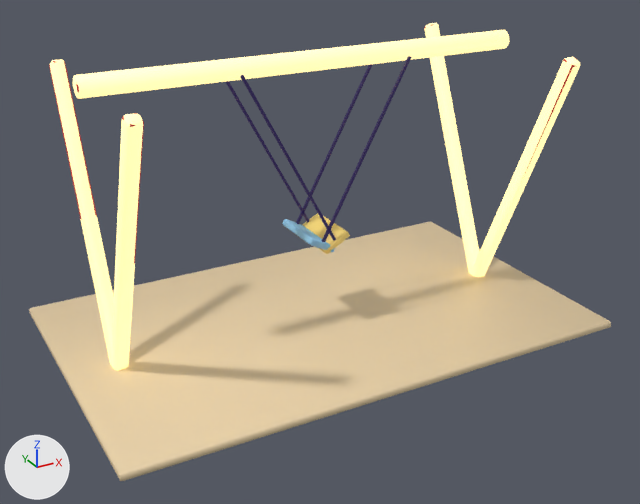
The glTF model public/models/lod/swing.glb as it was, and as the next commit left it.
The view is the same before and after, from a camera (50 mm lens) standing at (-3.18, -5.85, 3.55) and looking at (-0.06, -0.18, 0.72). Arrows for +X, +Y and +Z are at lower left; the lights stay in place. The older version comes first. Where no turn or scale is listed for an object, it has been applied to the vertices. Vertices at exactly the same position are counted once.

In view in the first picture: 'seat0.007', 'seat1.011', 'swing.002'.
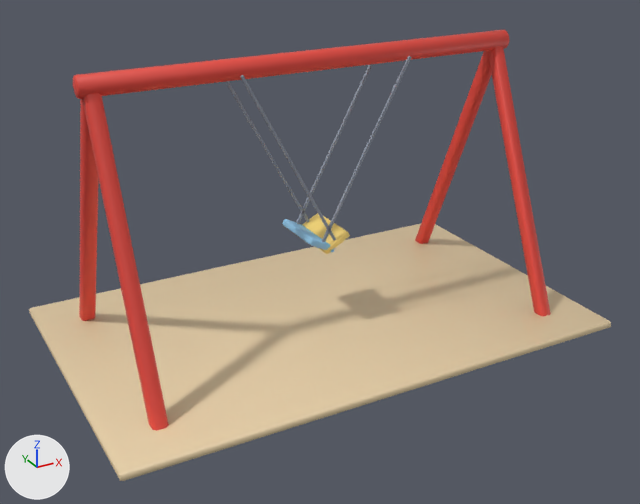
Location of each change, (x1, y1, x2, y2) in pixels of the pictures (640 x 504 px):
'swing.002', reshaped, moved
    before: (29, 23, 611, 481)
    after: (29, 30, 611, 481)
part 1 of me_swing_002, rebuilt (39% wider, 22% shorter)
    before: (424, 23, 479, 273)
    after: (415, 50, 492, 244)
part 2 of me_swing_002, rebuilt (42% narrower, 23% taller)
    before: (470, 57, 580, 277)
    after: (488, 46, 551, 316)
part 3 of me_swing_002, rebuilt (159% wider, 31% taller)
    before: (111, 113, 144, 370)
    after: (82, 93, 169, 431)
part 4 of me_swing_002, rebuilt
    before: (49, 59, 114, 365)
    after: (79, 98, 99, 321)
part 5 of me_swing_002, surface changed (beige to red)
    both: (73, 30, 509, 99)

What the commit changed:
me_swing_002 has 246 vertices, 468 faces and spans x -2.1..2.1, y -1.3..1.3, z -1.15..1.15.
me_swing_002 is used by ob_swing_002; location (0.001, -0.001, 1.133).
me_swing_002 part 1: the loose piece of 43 vertices spanning x 1.64..1.76, y -0.06..0.96, z -1.15..1.08 is rebuilt with 42 vertices and now spans x 1.64..1.76, y -0.06..0.96, z -1.15..1.08.
me_swing_002 part 2: the loose piece of 41 vertices spanning x 1.64..1.76, y -0.96..0.06, z -1.15..1.08 is rebuilt with 40 vertices and now spans x 1.64..1.76, y -0.96..0.06, z -1.15..1.08.
me_swing_002 part 3: the loose piece of 40 vertices spanning x -1.76..-1.64, y -0.96..0.06, z -1.15..1.08 is rebuilt with 43 vertices and now spans x -1.76..-1.64, y -0.96..0.06, z -1.15..1.08.
me_swing_002 part 4: the loose piece of 37 vertices spanning x -1.76..-1.64, y -0.06..0.96, z -1.15..1.08 is rebuilt with 44 vertices and now spans x -1.76..-1.64, y -0.06..0.96, z -1.15..1.08.
me_swing_002 part 5: 120 kept faces spanning x -2.1..2.1, y -1.3..1.3, z -1.13..1.15 get new texture (UV) coordinates.
Object 'swing.002' (ob_swing_002) moves from (0.001, -0.001, 1.133) to (0.001, -0.002, 1.133).
